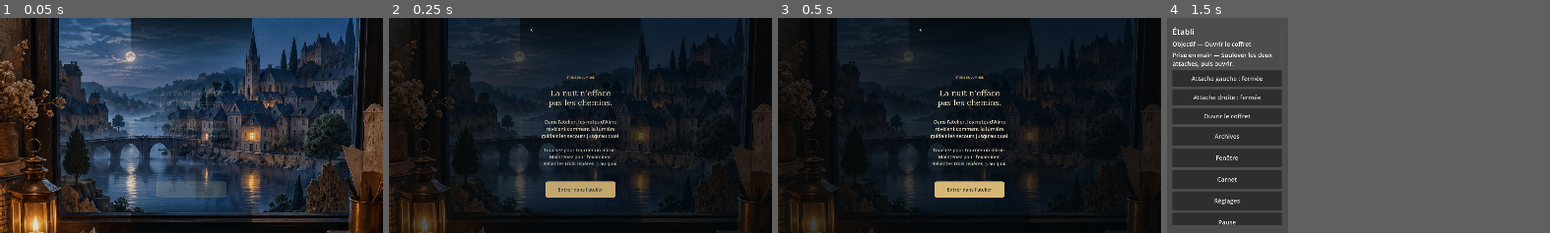
Above: before the commit, frames 1-4 (left to right).
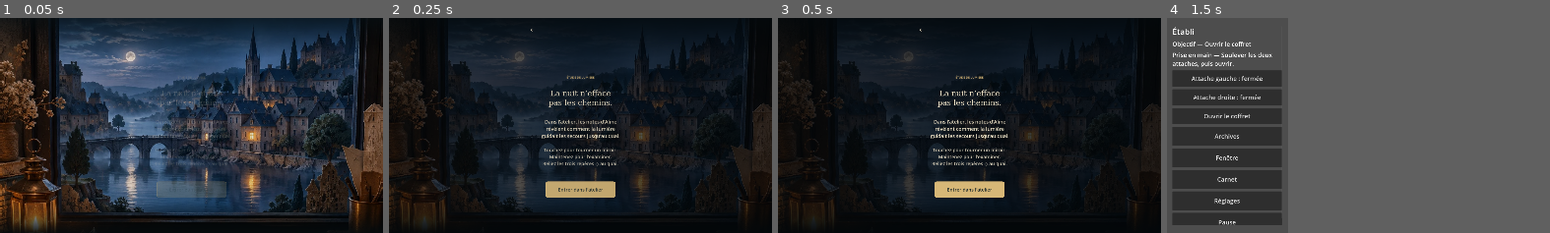
Above: after the commit, the same moments.

Repository: ln549283/project_4
Game: Godot game, scene res://scenes/slice/lantern.tscn
Two runs of this game, one before a commit and one after it. Both use one fixed random seed, a clock stepped at 60 frames per second and the inputs below. This scene is started directly instead of the project's main scene.
Inputs:
- Up to frame 1 (0.05 s): no input
- Up to frame 2 (0.25 s): no input
- Up to frame 3 (0.5 s): no input
- Up to frame 4 (1.5 s): click "‹" at 0.5 s; click "Nouvelle partie" at 1.25 s

The runs differ from the first frame. In frame 1, 9.7% of the frame differs, in the area x 0-99%, y 0-100%; in frame 2, 2.5%; in frame 3, 0.7%; in frame 4, nothing differs.

Commit message:
Anchor contrast gradients to display edges on tall screens

Diff:
--- a/src/slice/lantern_slice.gd
+++ b/src/slice/lantern_slice.gd
@@ -9,6 +9,7 @@
 @export var campaign_mode := false
 var canvas: Control
 var background: TextureRect
+var veils: Array[TextureRect]=[]
 var board: Control
 var audio: Node
 var hud: Control
@@ -114,11 +115,18 @@
   var art_scale:=maxf(size.x/1024.0,size.y/1536.0)
   background.size=Vector2(1024,1536)*art_scale
   background.position=Vector2.ZERO
+ for i in range(veils.size()):
+  var height: float=(360.0 if i==0 else 280.0)*factor
+  veils[i].position=Vector2(0,0 if i==0 else size.y-height)
+  veils[i].size=Vector2(size.x,height)
 func _veil(rect: Rect2,top: Color,bottom: Color) -> void:
  var gradient:=Gradient.new();gradient.colors=PackedColorArray([top,bottom])
  var tex:=GradientTexture2D.new();tex.gradient=gradient;tex.fill_from=Vector2(0,0);tex.fill_to=Vector2(0,1)
  var view:=TextureRect.new();view.texture=tex;view.position=rect.position;view.size=rect.size;view.mouse_filter=Control.MOUSE_FILTER_IGNORE
- canvas.add_child(view)
+ add_child(view)
+ move_child(view,canvas.get_index())
+ veils.append(view)
+ _fit()
 func _label(text: String,rect: Rect2,px: int,color: Color=CREAM,serif: bool=false) -> Label:
  var label:=Label.new();label.text=text;label.position=rect.position;label.size=rect.size
  label.horizontal_alignment=HORIZONTAL_ALIGNMENT_CENTER
